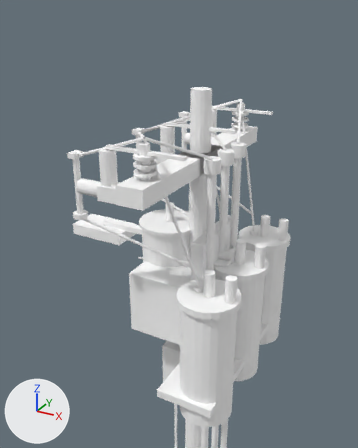
Renders of the OBJ model src/main/resources/assets/eln/model/distributionpole/distributionpole.obj from each side of a commit.
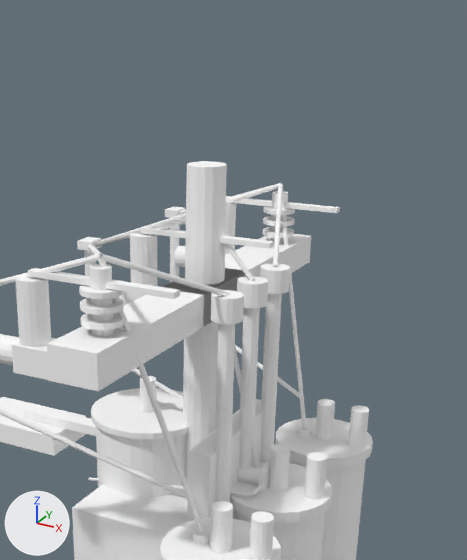
Each version appears first from a camera (50 mm lens) standing at (2.0, -4.04, 7.54) and looking at (0.11, -0.6, 5.82), and next in a close-up on the part from 25% to 95% of the width and 0% to 67% of the height. Arrows for +X, +Y and +Z are at lower left; the lights stay in place. The older version's two pictures come first. Where no turn or scale is listed for an object, it has been applied to the vertices.

The first close-up shows 'Crossarm', 'Pin2', 'Recloser', 'Regulator0', 'Regulator1', 'Regulator2', 'Riser0', 'Riser1', 'Riser2', 'SecondaryRack', 'Transformer', 'main' and 44 more.
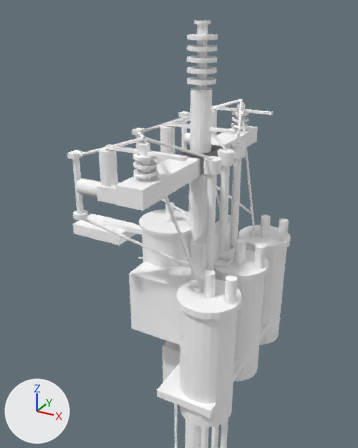
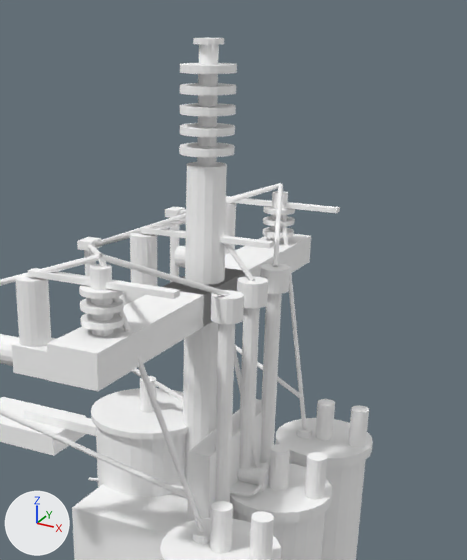
Edits to the scene script, one JSON object a line:
```json
{"op": "add", "block": "me_toppin", "code": ["me_toppin = bpy.data.meshes.new('TopPin')", "me_toppin.from_pydata(...)  # a 16-sided cylinder along z spanning x -0.045..0.045, y -0.045..0.045, z 6.87..7.42; a 24-sided cylinder along z spanning x -0.13..0.13, y -0.13..0.13, z 6.92..6.955; a 24-sided cylinder along z spanning x -0.13..0.13, y -0.13..0.13, z 7.01..7.045; a 24-sided cylinder along z spanning x -0.13..0.13, y -0.13..0.13, z 7.1..7.135; a 24-sided cylinder along z spanning x -0.13..0.13, y -0.13..0.13, z 7.19..7.225; a 24-sided cylinder along z spanning x -0.13..0.13, y -0.13..0.13, z 7.28..7.315; a 16-sided cylinder along z spanning x -0.07..0.07, y -0.07..0.07, z 7.4..7.425", "me_toppin.materials.append(mat_fixture)  # white #ffffff"]}
{"op": "add", "block": "ob_toppin", "code": ["ob_toppin = bpy.data.objects.new('TopPin', me_toppin)", "ob_toppin.location = (0.0, 0.0, 0.0)"]}
```

Location of each change, (x1, y1, x2, y2) in pixels of the close-ups (467 x 560 px):
```json
{"object": "TopPin", "change": "added", "after": [179, 38, 237, 166]}
```
